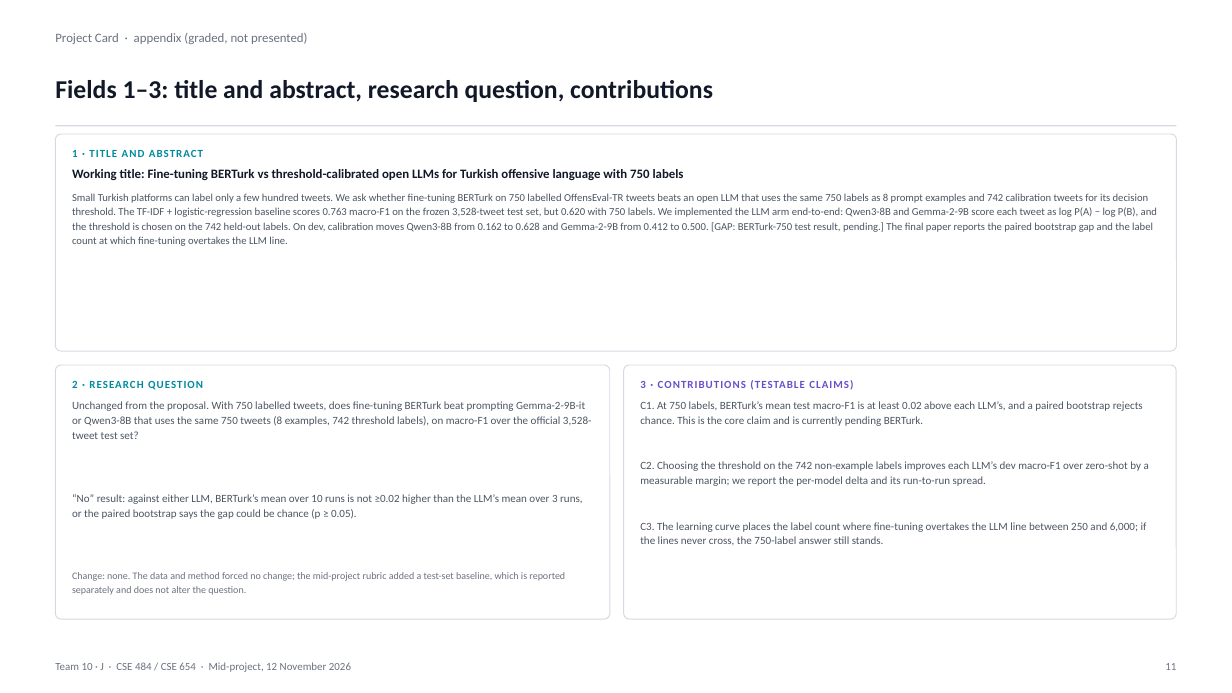
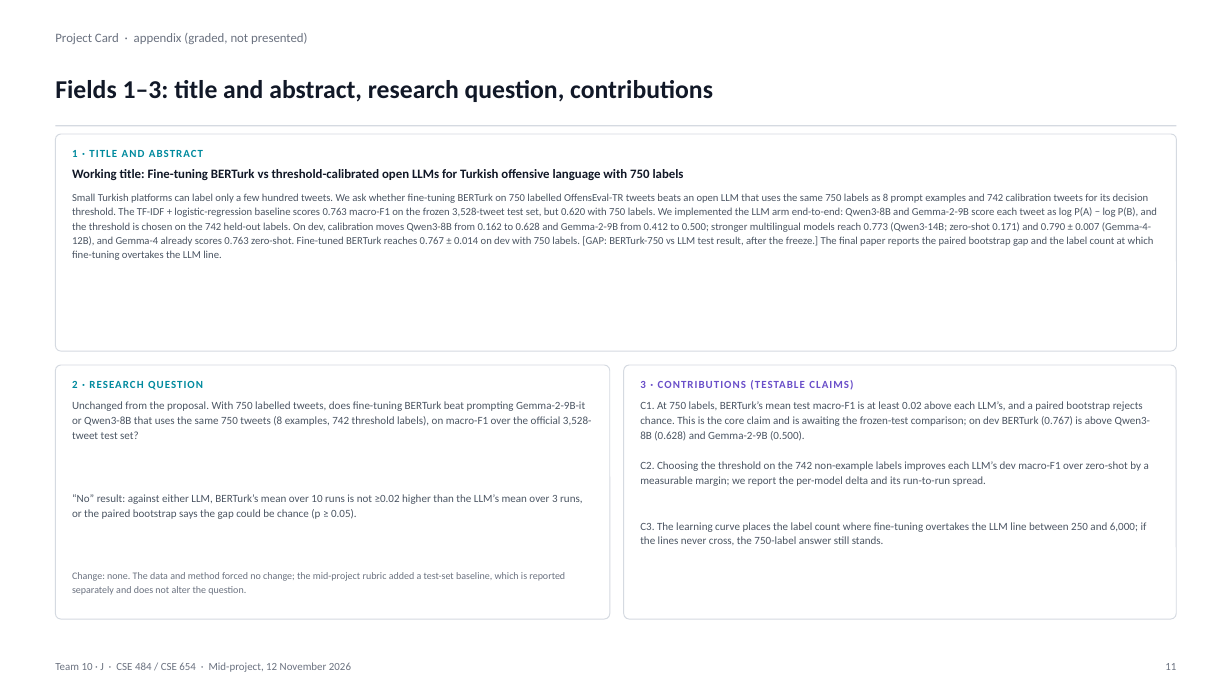
Before and after one commit to VesileHann/offenseval-tr-midproject, a slide deck: slide 11 of paper/Team10_MidProject.pptx. Drawn at 1232x693 pixels with LibreOffice and Linux fonts; fonts in the diff are those of the drawing. Boxes give left, top, right and bottom in pixels: in the first picture for what was removed or moved away, otherwise in the second. Text is boxed around its words. In the diff, an @@ line names an element or a change of style, - is before the commit and + after.

Commit message:
paper: refresh deck and PDF with BERTurk and Ablation A results

```diff
--- a/paper/Team10_MidProject.pptx
+++ b/paper/Team10_MidProject.pptx
@@ text at bbox=[72, 193, 1157, 260]: text changed @@
-Small Turkish platforms can label only a few hundred tweets. We ask whether fine-tuning BERTurk on 750 labelled OffensEval-TR tweets beats an open LLM that uses the same 750 labels as 8 prompt examples and 742 calibration tweets for its decision threshold. The TF-IDF + logistic-regression baseline scores 0.763 macro-F1 on the frozen 3,528-tweet test set, but 0.620 with 750 labels. We implemented the LLM arm end-to-end: Qwen3-8B and Gemma-2-9B score each tweet as log P(A) − log P(B), and the threshold is chosen on the 742 held-out labels. On dev, calibration moves Qwen3-8B from 0.162 to 0.628 and Gemma-2-9B from 0.412 to 0.500. [GAP: BERTurk-750 test result, pending.] The final paper reports the paired bootstrap gap and the label count at which fine-tuning overtakes the LLM line.
+Small Turkish platforms can label only a few hundred tweets. We ask whether fine-tuning BERTurk on 750 labelled OffensEval-TR tweets beats an open LLM that uses the same 750 labels as 8 prompt examples and 742 calibration tweets for its decision threshold. The TF-IDF + logistic-regression baseline scores 0.763 macro-F1 on the frozen 3,528-tweet test set, but 0.620 with 750 labels. We implemented the LLM arm end-to-end: Qwen3-8B and Gemma-2-9B score each tweet as log P(A) − log P(B), and the threshold is chosen on the 742 held-out labels. On dev, calibration moves Qwen3-8B from 0.162 to 0.628 and Gemma-2-9B from 0.412 to 0.500; stronger multilingual models reach 0.773 (Qwen3-14B; zero-shot 0.171) and 0.790 ± 0.007 (Gemma-4-12B), and Gemma-4 already scores 0.763 zero-shot. Fine-tuned BERTurk reaches 0.767 ± 0.014 on dev with 750 labels. [GAP: BERTurk-750 vs LLM test result, after the freeze.] The final paper reports the paired bootstrap gap and the label count at which fine-tuning overtakes the LLM line.
@@ text at bbox=[640, 401, 1151, 441]: text changed @@
-C1. At 750 labels, BERTurk’s mean test macro-F1 is at least 0.02 above each LLM’s, and a paired bootstrap rejects chance. This is the core claim and is currently pending BERTurk.
+C1. At 750 labels, BERTurk’s mean test macro-F1 is at least 0.02 above each LLM’s, and a paired bootstrap rejects chance. This is the core claim and is awaiting the frozen-test comparison; on dev BERTurk (0.767) is above Qwen3-8B (0.628) and Gemma-2-9B (0.500).
```
Also in this commit, not shown: 7 other slides changed, 1 other file.
